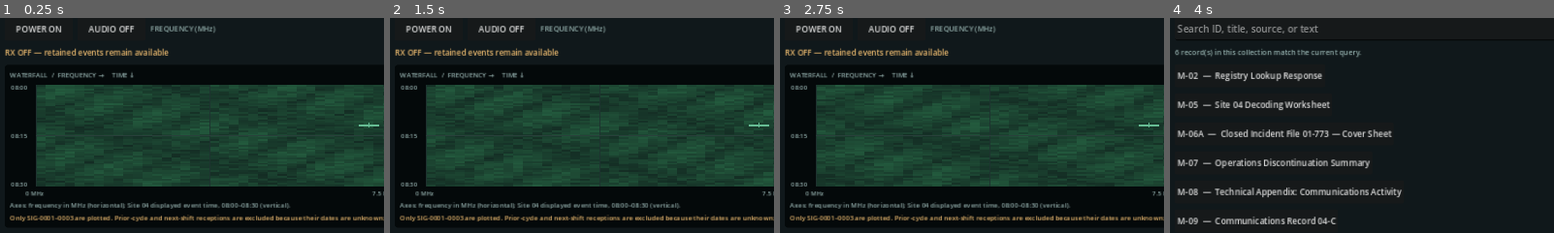
Above: before the commit, frames 1-4 (left to right).
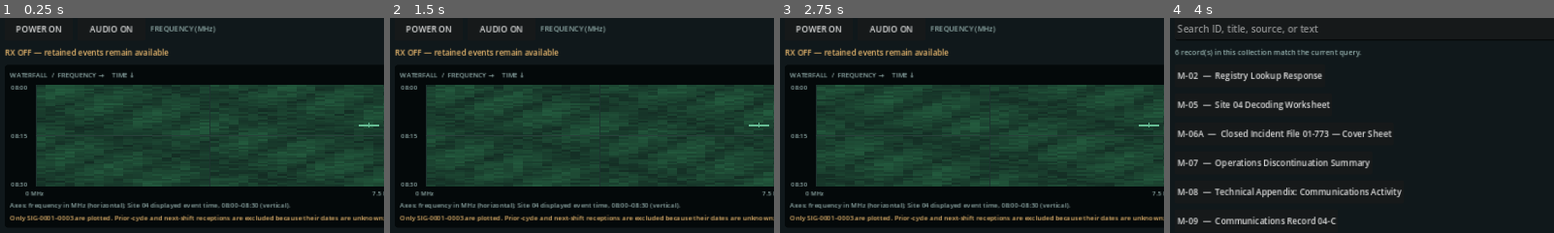
Above: after the commit, the same moments.

Repository: nuentoter/dead-air
Game: Godot game, scene res://scenes/main.tscn
Same seed, same stepped clock (60 frames per second), same inputs: the game is played once before the commit and once after it.
Inputs:
- Up to frame 1 (0.25 s): no input
- Up to frame 2 (1.5 s): click "SEEK NEXT" at 0.5 s; click "SEEK NEXT" at 1.25 s
- Up to frame 3 (2.75 s): click "RECEIVER" at 2 s
- Up to frame 4 (4 s): click "RECORDINGS" at 2.75 s; click "ARCHIVE" at 3.5 s
The pictures show only the part of the screen within x 1-51%, y 27-77%; the shares and areas given below are measured in that part.

The runs differ from the first frame. In frame 1, 0.3% of the frame differs, in the area x 22-36%, y 3-7%; in frame 2, 0.3%; in frame 3, 0.3%; in frame 4, nothing differs.

Commit message:
Default receiver audio preference to enabled

Diff:
--- a/scripts/game_state.gd
+++ b/scripts/game_state.gd
@@ -41,7 +41,7 @@
 			"A-004": "OPEN", "A-005": "OPEN", "A-006": "OPEN"
 		},
 		"messages_seen": [],
-		"settings": {"text_scale": 1.0, "audio_enabled": false},
+		"settings": {"text_scale": 1.0, "audio_enabled": true},
 		"event_log": [],
 		"next_note_id": 1,
 		"next_report_id": 1,
